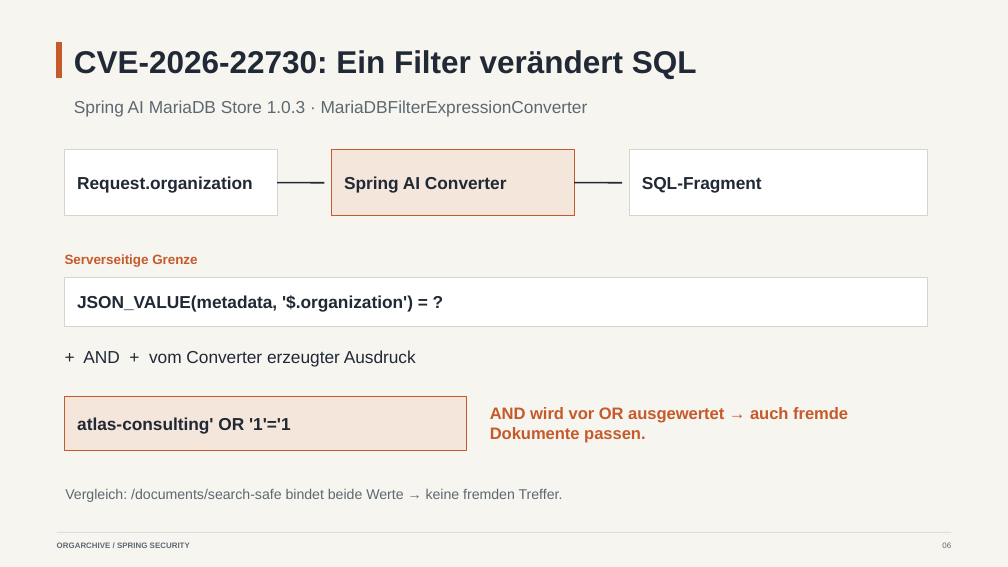
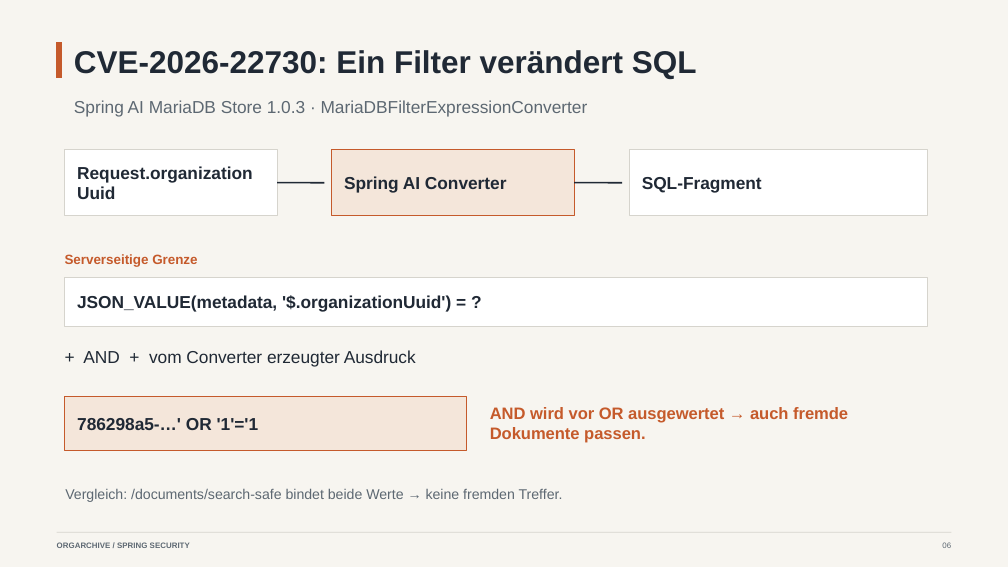
Before and after one commit to andrey94308/spring-came-to-the-party, a slide deck: slide 6 of presentation/spring_knowledge_sharing_editable_orgarchive.pptx. Drawn at 1008x567 pixels with LibreOffice and Linux fonts; fonts in the diff are those of the drawing. Boxes give left, top, right and bottom in pixels: in the first picture for what was removed or moved away, otherwise in the second. Text is boxed around its words. In the diff, an @@ line names an element or a change of style, - is before the commit and + after.

```diff
--- a/presentation/spring_knowledge_sharing_editable_orgarchive.pptx
+++ b/presentation/spring_knowledge_sharing_editable_orgarchive.pptx
@@ text at (77, 166, 451, 312): text changed @@
-Request.organization
+Request.organizationUuid
@@ text at (77, 295, 277, 312): text changed @@
-JSON_VALUE(metadata, '$.organization') = ?
+JSON_VALUE(metadata, '$.organizationUuid') = ?
@@ text at (77, 418, 259, 430): text changed @@
-atlas-consulting' OR '1'='1
+786298a5-…' OR '1'='1
```
Also in this commit, not shown: 3 other slides changed, 23 other files.
